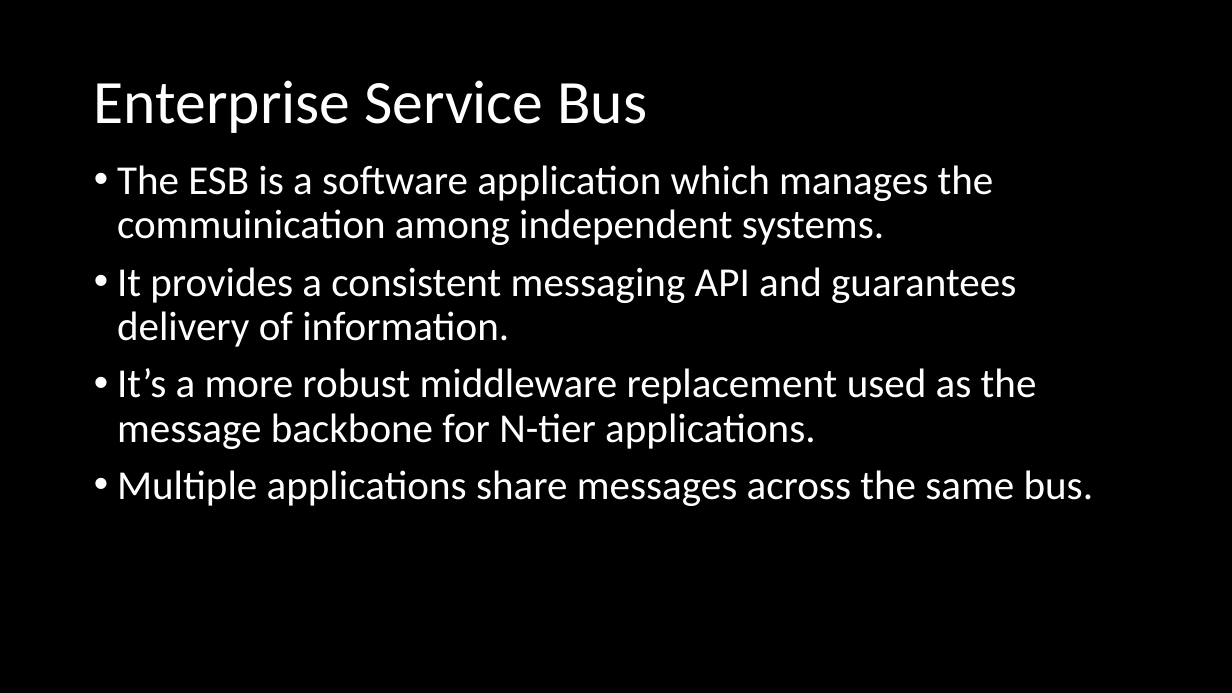
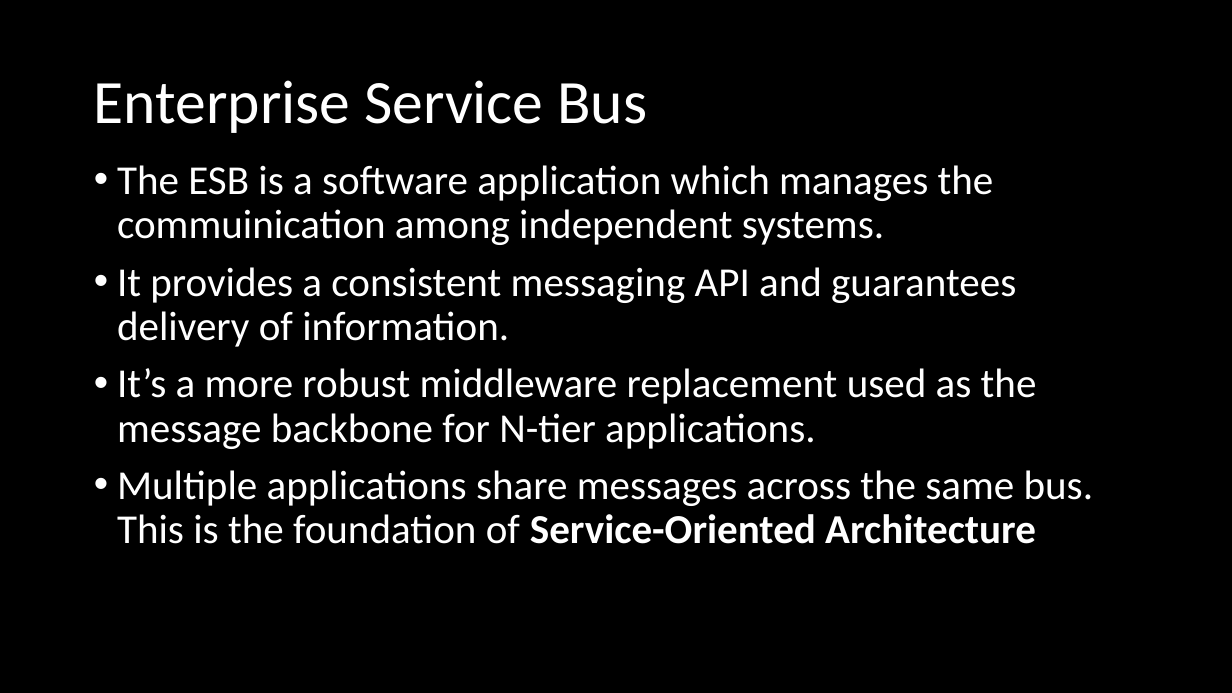
Before and after one commit to orstewar/ist346-content, a slide deck: slide 23 of content/reading-09-services-application-architectures.pptx. Drawn at 1232x693 pixels with LibreOffice and Linux fonts; fonts in the diff are those of the drawing. Boxes give left, top, right and bottom in pixels: in the first picture for what was removed or moved away, otherwise in the second. Text is boxed around its words. In the diff, an @@ line names an element or a change of style, - is before the commit and + after.

```diff
--- a/content/reading-09-services-application-architectures.pptx
+++ b/content/reading-09-services-application-architectures.pptx
@@ text at <box>117,470,1094,544</box>: text changed @@
-• Multiple applications share messages across the same bus.
+• Multiple applications share messages across the same bus. This is the foundation of Service-Oriented Architecture
```
Also in this commit, not shown: 3 other slides changed, 5 other files.
